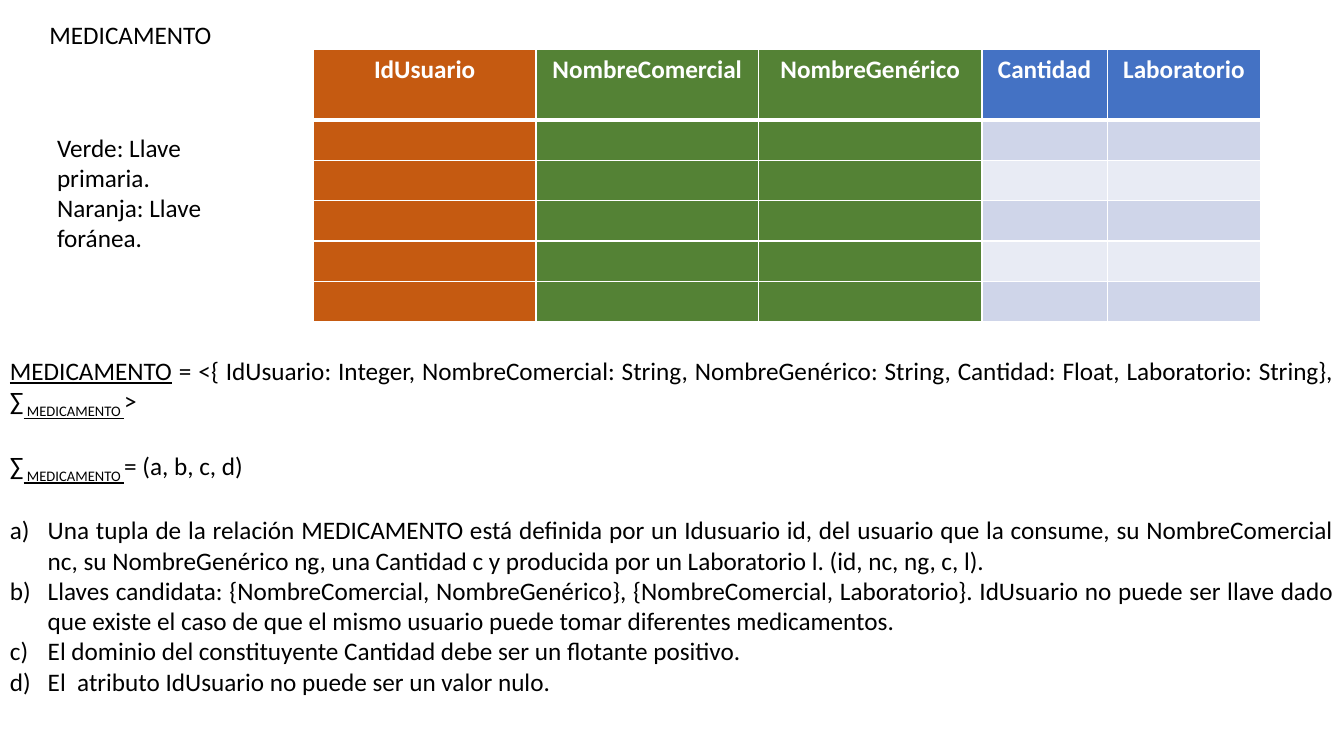
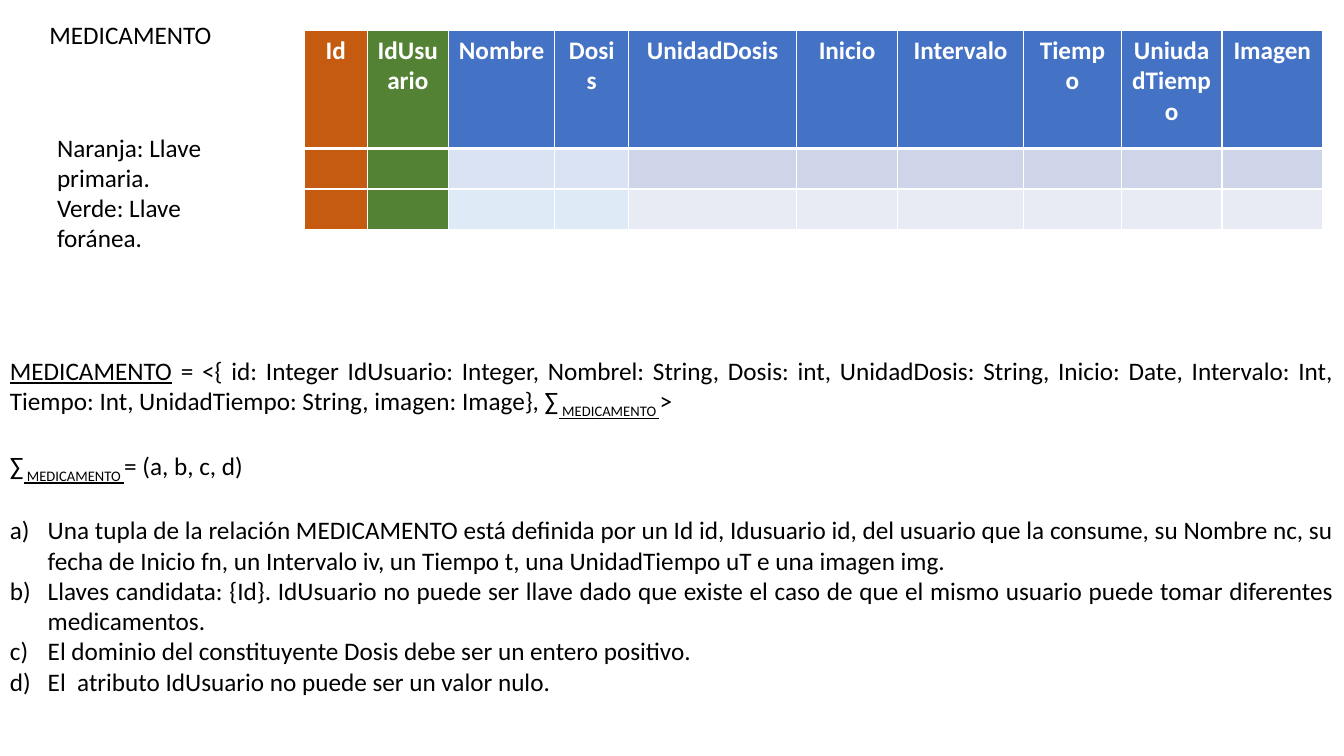
Before and after one commit to luisLuna24/software-engineering, a slide deck: slide 2 of ERBD - ProAgeing.pptx (slide 3 before the commit). Drawn at 1344x756 pixels with LibreOffice and Linux fonts; fonts in the diff are those of the drawing. Boxes give left, top, right and bottom in pixels: in the first picture for what was removed or moved away, otherwise in the second. Text is boxed around its words. In the diff, an @@ line names an element or a change of style, - is before the commit and + after.

```diff
--- a/ERBD - ProAgeing.pptx
+++ b/ERBD - ProAgeing.pptx
@@ table at (304,30,1325,578) @@
-IdUsuario | NombreComercial | NombreGenérico | Cantidad | Laboratorio
- |  |  |  | 
- |  |  |  | 
- |  |  |  | 
- |  |  |  | 
- |  |  |  | 
+Id | IdUsuario | Nombre | Dosis | UnidadDosis | Inicio | Intervalo | Tiempo | UniudadTiempo | Imagen
+ |  |  |  |  |  |  |  |  | 
+ |  |  |  |  |  |  |  |  | 
@@ table: place and size @@
-table at (314,49,1261,322)
+table at (304,30,1325,578)
@@ text at (57,139,201,247): text changed @@
-Verde: Llave primaria.
-Naranja: Llave foránea.
+Naranja: Llave primaria.
+Verde: Llave foránea.
@@ text at (10,362,1332,419): text changed @@
-MEDICAMENTO = <{ IdUsuario: Integer, NombreComercial: String, NombreGenérico: String, Cantidad: Float, Laboratorio: String}, ∑ MEDICAMENTO >
+MEDICAMENTO = <{ id: Integer IdUsuario: Integer, Nombrel: String, Dosis: int, UnidadDosis: String, Inicio: Date, Intervalo: Int, Tiempo: Int, UnidadTiempo: String, imagen: Image}, ∑ MEDICAMENTO >
@@ text at (48,521,1332,664): text changed @@
-a) Una tupla de la relación MEDICAMENTO está definida por un Idusuario id, del usuario que la consume, su NombreComercial nc, su NombreGenérico ng, una Cantidad c y producida por un Laboratorio l. (id, nc, ng, c, l).
-b) Llaves candidata: {NombreComercial, NombreGenérico}, {NombreComercial, Laboratorio}. IdUsuario no puede ser llave dado que existe el caso de que el mismo usuario puede tomar diferentes medicamentos.
-c) El dominio del constituyente Cantidad debe ser un flotante positivo.
+a) Una tupla de la relación MEDICAMENTO está definida por un Id id, Idusuario id, del usuario que la consume, su Nombre nc, su fecha de Inicio fn, un Intervalo iv, un Tiempo t, una UnidadTiempo uT e una imagen img.
+b) Llaves candidata: {Id}. IdUsuario no puede ser llave dado que existe el caso de que el mismo usuario puede tomar diferentes medicamentos.
+c) El dominio del constituyente Dosis debe ser un entero positivo.
```
Also in this commit, not shown: 2 other slides changed, 1 slide removed.
